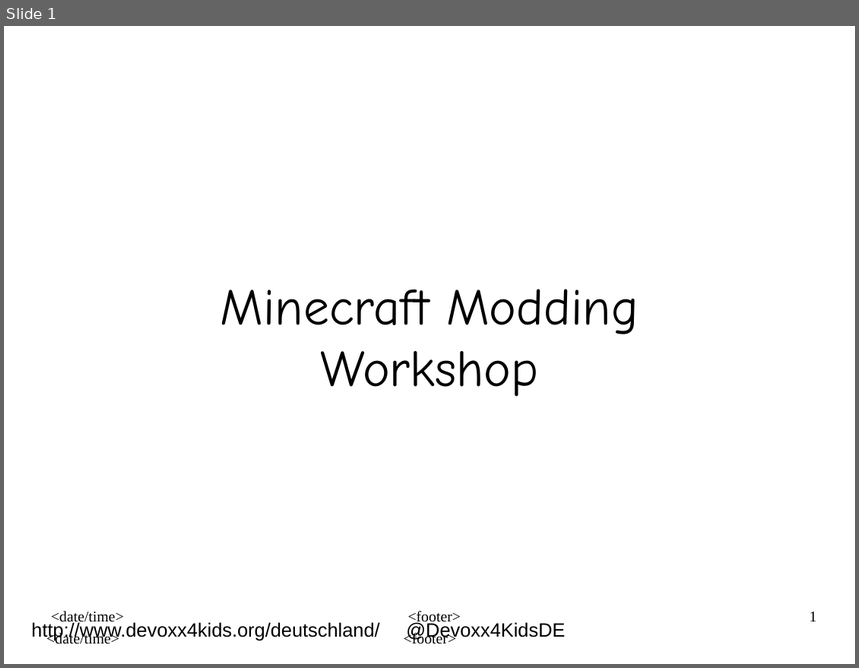
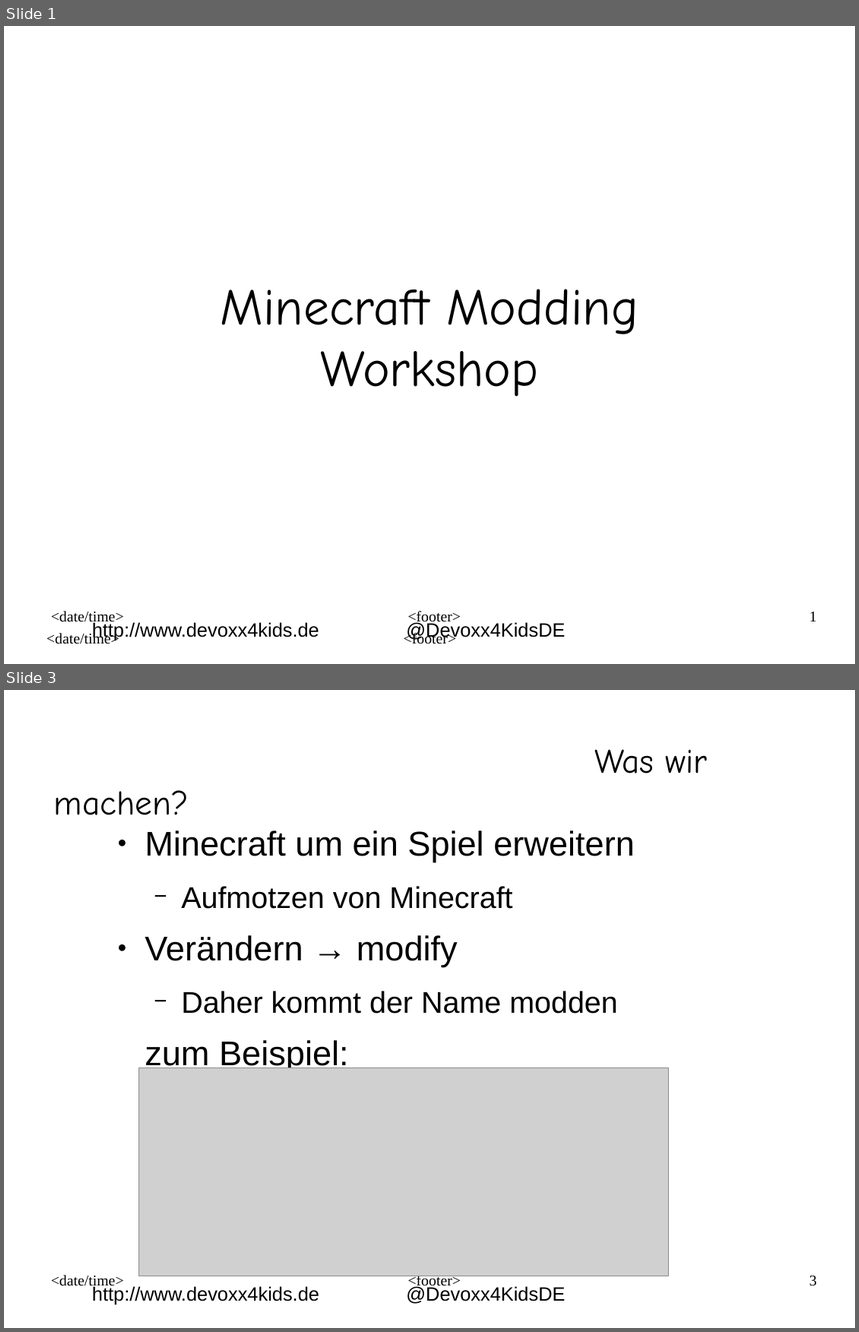
Before and after one commit to Devoxx4KidsDE/workshop-minecraft-modding-raspberry-pi, a slide deck: presentation/minecraft@pi_de.odp. Shown one above the other, each under a label of ours: slide 1 before the commit, slides 1 and 3 after it; the slides between them are not shown. The pictures are 859x668 and 859x1332 pixels, drawn with LibreOffice and Linux fonts; fonts in the diff are those of the drawing; grey boxes stand for pictures; background and template pictures are left out. Boxes give left, top, right and bottom in pixels: in the first picture for what was removed or moved away, otherwise in the second. Text is boxed around its words. In the diff, an @@ line names an element or a change of style, - is before the commit and + after.

```diff
--- a/presentation/minecraft@pi_de.odp
+++ b/presentation/minecraft@pi_de.odp
@@ slide 3 added at [4, 690, 855, 1328], background #FFFFFF; not listed: 5 template elements that a slide beside it also shows @@
@@ title added at [54, 749, 707, 815], 32 pt, text #000000 @@
+Was wir machen?
@@ text added at [145, 831, 635, 1072], 32 pt, text #000000 @@
+● Minecraft um ein Spiel erweitern
+  − Aufmotzen von Minecraft
+● Verändern → modify
+  − Daher kommt der Name modden
+zum Beispiel:
@@ picture added at [139, 1068, 668, 1276] @@
@@ slide 1 changed as well @@
@@ text at [92, 622, 319, 642]: text changed @@
-http://www.devoxx4kids.org/deutschland/
+http://www.devoxx4kids.de
```
Also in this commit, not shown: 5 other slides changed, 2 other slides added, 3 slides removed, 10 other files.
